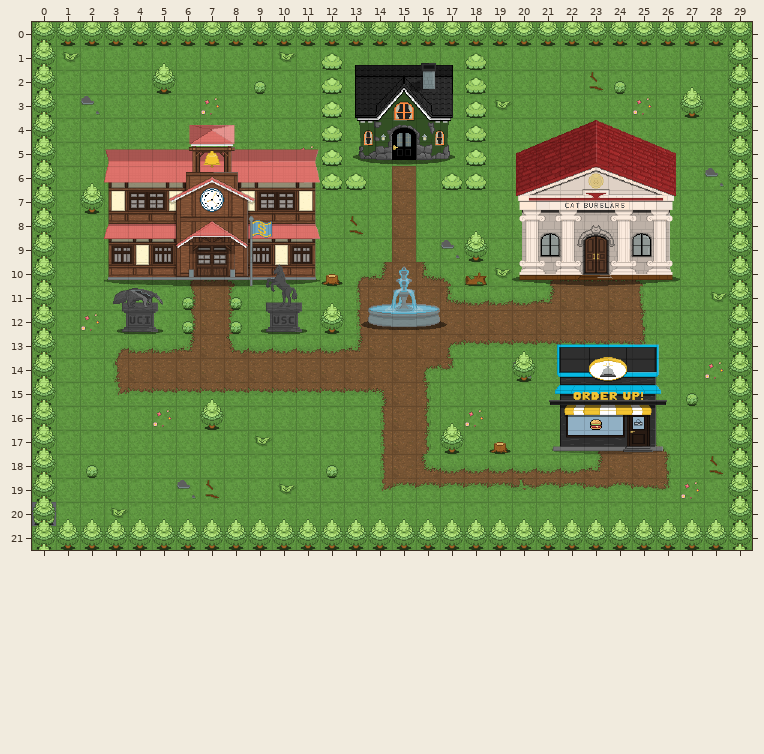
Tiled map (JSON) -- maps/Portfolio Map.json. Above: the version before the commit.
Cells are 32x32 px. Shown: x 0..29, y 0..21.
Now the later version:
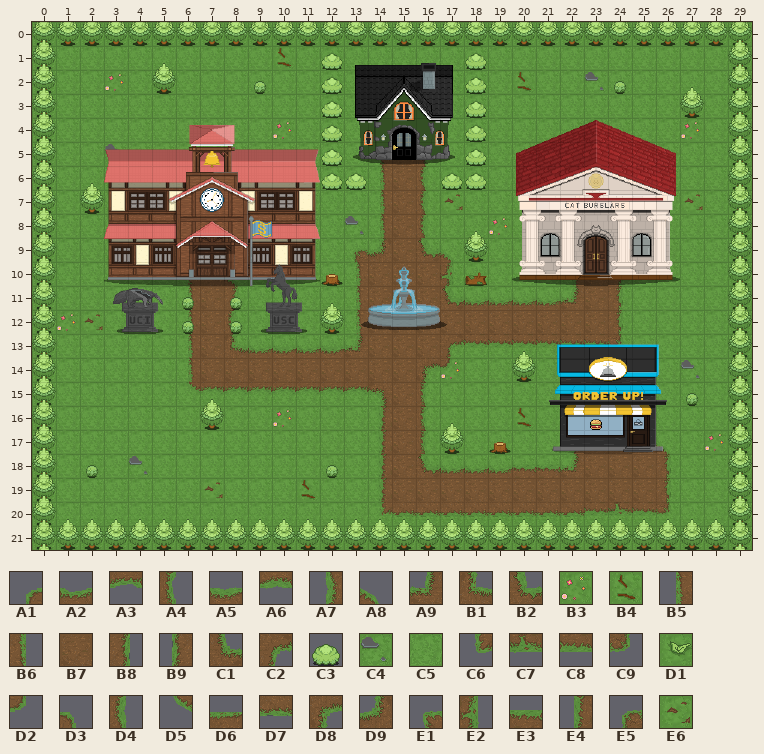
Key: from "Portfolio Tile Map": A1 0, A2 1, A3 1 turned 180, A4 1 turned 90, A5 2, A6 2 turned 180, A7 2 turned 270, A8 3, A9 4, B1 4 turned 90, B2 5, B3 9, B4 10, B5 12, B6 12 turned 180, B7 13, B8 15, B9 15 turned 180, C1 16 turned 180, C2 17, C3 20, C4 21, C5 22, C6 24, C7 25, C8 26, C9 27, D1 33; from "PortfolioTileMap": D2 0 turned 180, D3 0 turned 90, D4 2 turned 90, D5 3 turned 180, D6 12 turned 90, D7 15 turned 90, D8 16 turned 270, D9 16 turned 90, E1 24 turned 90, E2 25 turned 270, E3 26 turned 180, E4 26 turned 90, E5 27 turned 180, E6 34.
__ is an empty cell.
Tiles replaced or removed in this view: A1, A2, A3, A4, A5, A6, A7, A8, A9, B1, B2, B3, B4, B5, B6, B7, B8, B9, C1, C2, C3, C4, C5, C6, C7, C8, C9, D1.
The exact change:
Changed rows in their new state; .. is an unchanged cell.
Layer "Ground":
first column x 0:
 1 .. C5 .. .. .. .. .. .. .. .. B4 .. .. .. .. .. .. .. .. .. .. .. .. .. .. .. .. .. ..
 2 .. .. .. B3 .. .. .. .. .. .. .. .. .. .. .. .. .. .. .. .. B4 .. .. C4 .. .. .. .. ..
 3 .. .. C5 .. .. .. .. C5 .. .. .. .. .. .. .. .. .. .. .. C5 .. .. .. .. .. C5 .. .. ..
 4 .. .. .. .. .. .. .. .. .. .. B3 .. .. .. .. .. .. .. .. .. .. .. .. .. .. .. .. B3 ..
 5 .. .. .. C4 .. .. .. .. .. .. .. C5 .. .. .. .. .. .. .. .. .. .. .. .. .. .. .. .. ..
 6 .. .. .. .. .. .. .. .. .. .. .. .. .. .. .. .. .. .. .. .. .. .. .. .. .. .. .. .. C5
 7 .. .. .. .. .. .. .. .. .. .. .. .. .. .. .. .. .. E6 .. .. .. .. .. .. .. .. .. E6 ..
 8 .. .. .. .. .. .. .. .. .. .. .. .. .. C4 .. .. .. .. .. B3 .. .. .. .. .. .. .. .. ..
 9 .. .. .. .. .. .. .. .. .. .. .. .. .. .. .. .. .. C5 .. .. .. .. .. .. .. .. .. .. ..
10 .. .. .. .. .. .. .. .. .. .. .. .. .. .. .. .. .. .. .. C5 .. .. .. .. .. .. .. .. ..
11 .. .. .. .. .. .. .. .. .. .. .. .. .. .. .. .. .. .. .. .. .. .. .. .. .. .. .. .. C5
12 .. B3 E6 .. .. .. .. .. .. .. .. .. .. .. .. .. .. .. .. .. .. .. .. .. .. .. .. .. ..
14 .. .. .. .. .. .. .. .. .. .. .. .. .. .. .. .. .. B3 .. .. C5 .. .. .. .. .. .. C4 C5
16 .. .. .. .. .. C5 .. .. .. .. B3 .. .. .. .. .. .. .. C5 .. B4 .. .. .. .. .. .. .. ..
17 .. .. .. .. .. .. .. .. .. C5 .. .. .. .. .. .. .. .. .. .. .. .. .. .. .. .. .. .. B3
18 .. .. .. .. C4 .. .. .. .. .. .. .. .. .. .. .. .. .. .. .. .. .. .. .. .. .. .. .. C5
19 .. .. .. .. .. .. C5 E6 .. .. C5 B4 .. .. .. .. .. .. .. .. .. .. .. .. .. .. .. C5 ..
20 C5 .. .. C5 .. .. .. .. .. .. .. .. .. .. .. .. .. .. .. .. .. .. .. .. .. .. .. .. ..
Layer "Paths":
first column x 3:
 5 .. .. .. .. .. .. .. .. .. .. .. E1 D6 D3 .. .. .. .. .. .. .. .. .. ..
 6 .. .. .. .. .. .. .. .. .. .. .. B5 .. D4 .. .. .. .. .. .. .. .. .. ..
 7 .. .. .. .. .. .. .. .. .. .. .. B5 .. D4 .. .. .. .. .. .. .. .. .. ..
 8 .. .. .. .. .. .. .. .. .. .. .. B5 .. D4 .. .. .. .. .. .. .. .. .. ..
 9 .. .. .. .. .. .. .. .. .. .. E5 D9 .. B2 A8 .. .. .. .. .. .. .. .. ..
10 .. .. .. E1 .. .. .. .. .. .. B5 B7 .. B7 E2 .. .. .. __ B5 .. B8 __ ..
11 .. .. .. B5 .. B8 .. .. .. .. .. .. .. .. B2 A2 .. A2 A2 A9 .. B8 __ ..
12 .. .. .. B5 .. D4 .. .. .. .. .. .. .. .. .. .. .. .. .. .. .. B8 __ ..
13 __ __ __ B5 .. B1 A2 .. A2 .. .. .. .. .. .. .. .. .. .. .. .. C9 __ ..
14 __ __ __ B5 .. .. .. .. .. .. .. .. .. D8 D2 .. .. .. .. .. .. .. .. ..
15 __ __ __ D5 A3 A3 A3 A3 A3 A3 A3 .. .. A4 .. .. .. .. .. .. .. .. .. ..
16 .. .. .. .. .. .. .. .. .. .. .. E4 .. A4 .. .. .. .. .. .. .. .. .. ..
17 .. .. .. .. .. .. .. .. .. .. .. E4 .. A4 .. .. .. .. .. A1 A2 .. .. ..
18 .. .. .. .. .. .. .. .. .. .. .. E4 .. B2 A2 A2 A2 E3 E3 A9 B7 .. .. ..
19 .. .. .. .. .. .. .. .. .. .. .. E4 B7 B7 B7 B7 B7 B7 B7 B7 B7 B7 B7 B8
20 .. .. .. .. .. .. .. .. .. .. .. C6 D7 D7 D7 D7 D7 D7 D7 D7 C8 C7 C8 C9
